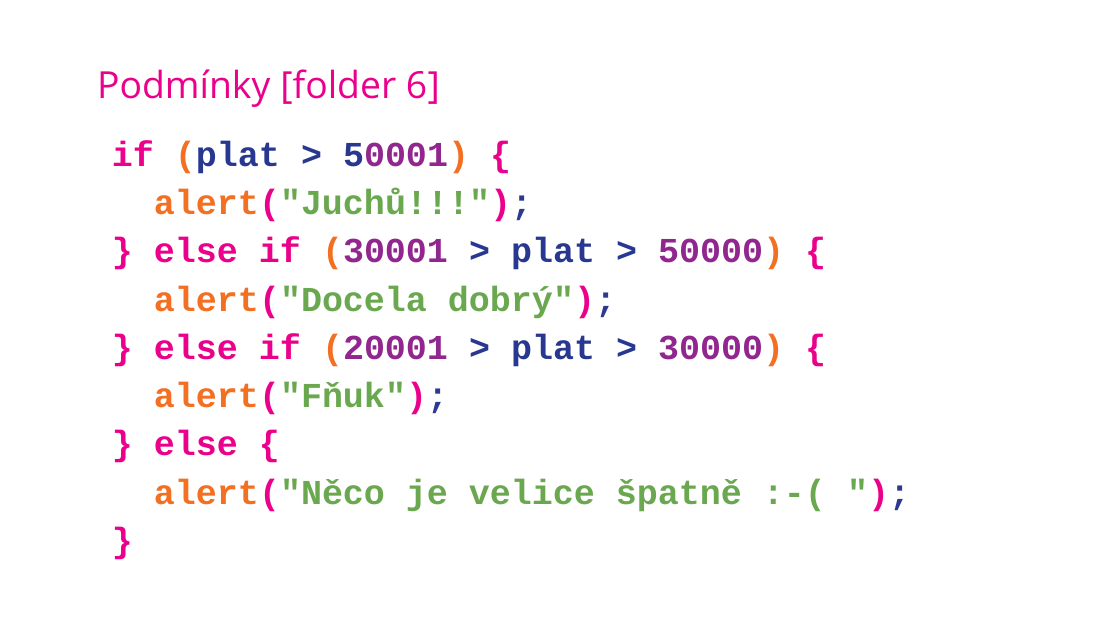
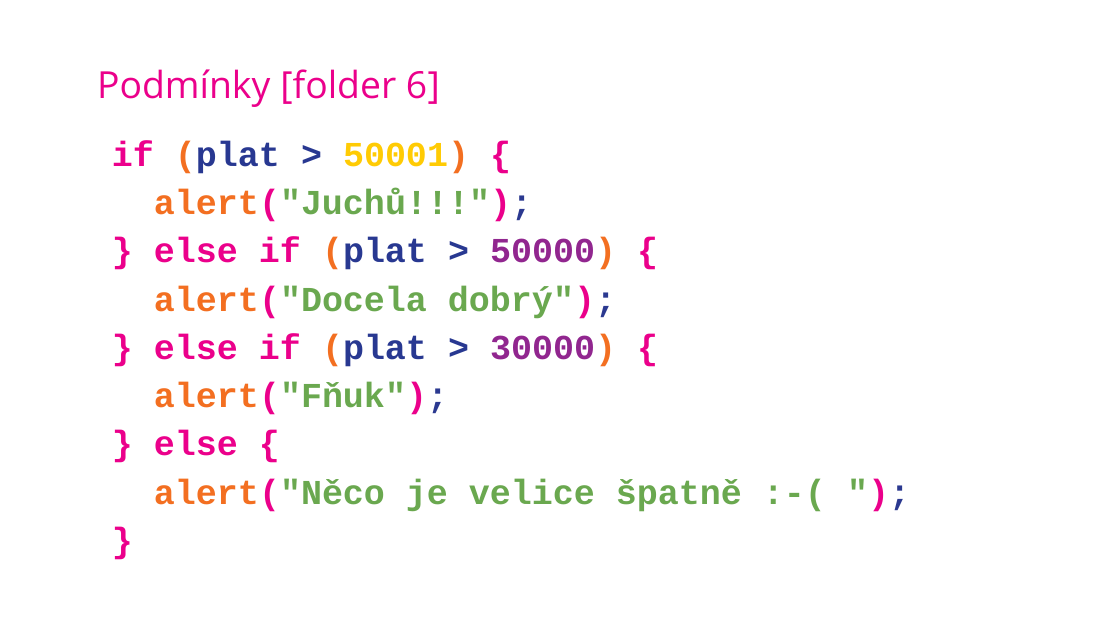
Before and after one commit to SimonB87/LetniSkola2020JS, a slide deck: slide 21 of JS-SB-LetnIskola2020.pptx. Drawn at 1120x630 pixels with LibreOffice and Linux fonts; fonts in the diff are those of the drawing; background and template pictures are left out. Boxes give left, top, right and bottom in pixels: in the first picture for what was removed or moved away, otherwise in the second. Text is boxed around its words. In the diff, an @@ line names an element or a change of style, - is before the commit and + after.

Commit message:
edit of presentation

```diff
--- a/JS-SB-LetnIskola2020.pptx
+++ b/JS-SB-LetnIskola2020.pptx
@@ text at [112,141,469,174]: text colour #283891 to #FFCB04, text colour #91268F to #FFCB04 in "50001)" @@
@@ text at [154,238,616,270]: text changed; text colour #91268F to #EB008B @@
-} else if (30001 > plat > 50000) {
+} else if (plat > 50000) {
@@ text at [154,334,616,367]: text changed; text colour #91268F to #EB008B @@
-} else if (20001 > plat > 30000) {
+} else if (plat > 30000) {
```
Also in this commit, not shown: 2 other slides changed, 9 slides added.
